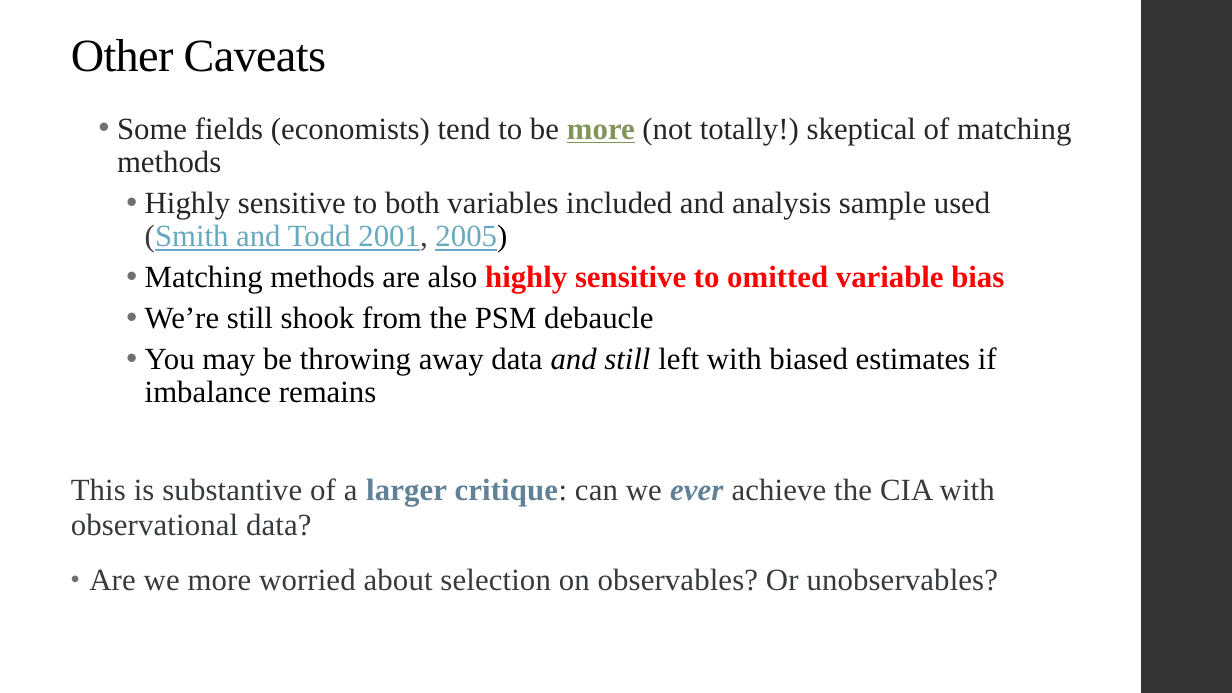
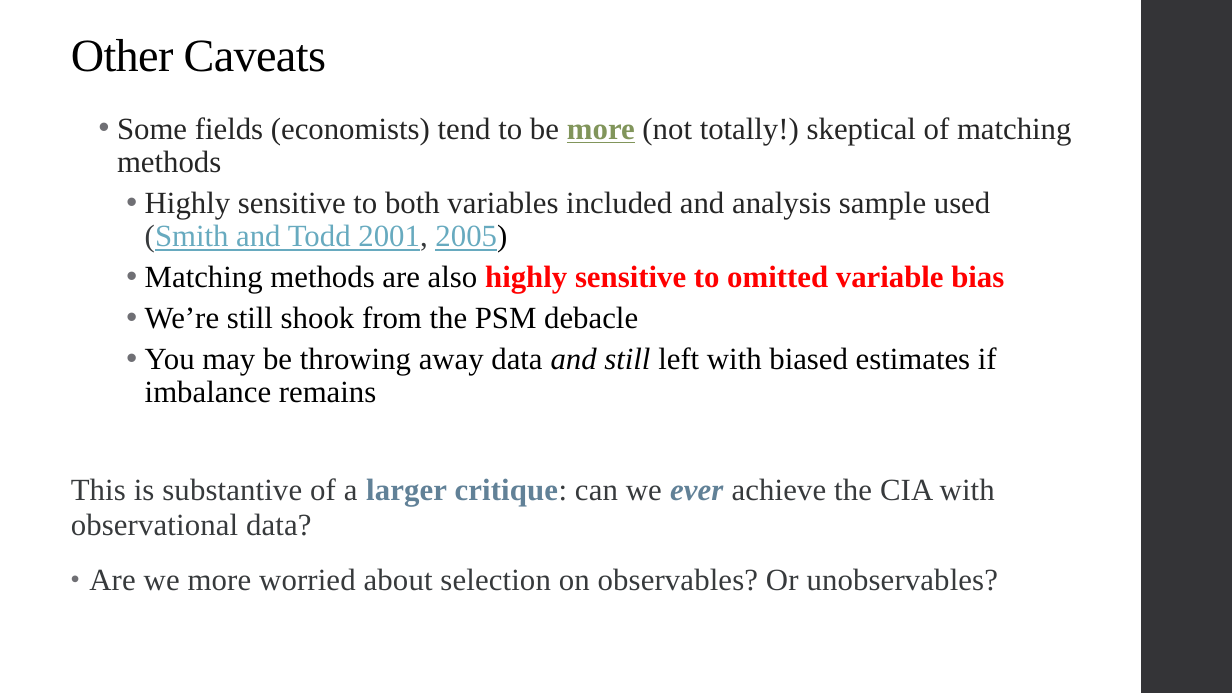
Before and after one commit to alex-hoagland/HAD5744, a slide deck: slide 70 of Lecture06_Matching/Lecture06_Matching.pptx. Drawn at 1232x693 pixels with LibreOffice and Linux fonts; fonts in the diff are those of the drawing. Boxes give left, top, right and bottom in pixels: in the first picture for what was removed or moved away, otherwise in the second. Text is boxed around its words. In the diff, an @@ line names an element or a change of style, - is before the commit and + after.

```diff
--- a/Lecture06_Matching/Lecture06_Matching.pptx
+++ b/Lecture06_Matching/Lecture06_Matching.pptx
@@ text at (x1=145, y1=306, x2=638, y2=329): text changed @@
-    • We’re still shook from the PSM debaucle
+    • We’re still shook from the PSM debacle
```
Also in this commit, not shown: 8 other files.
